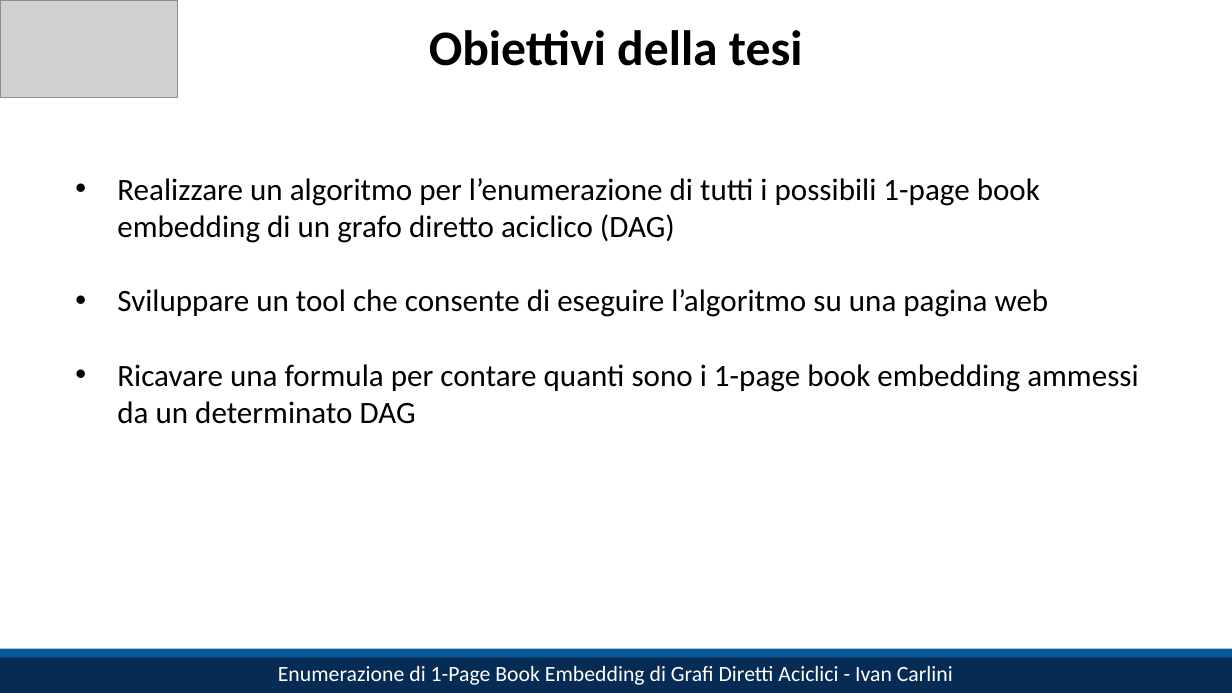
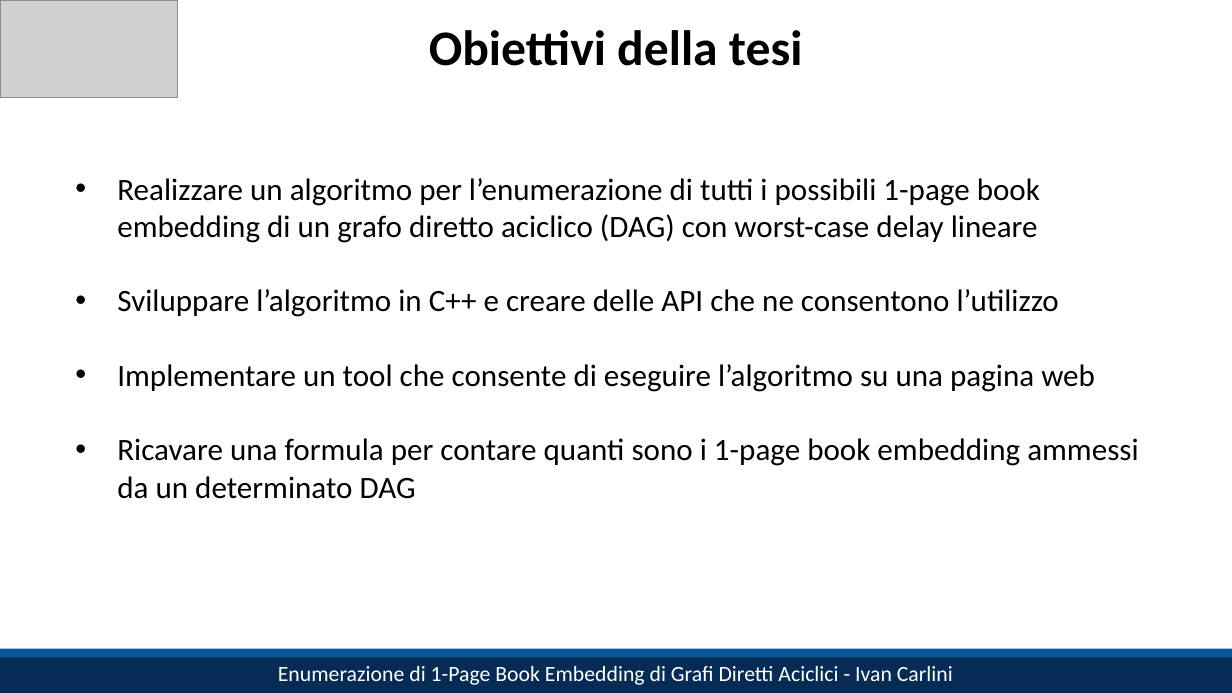
Before and after one commit to IC-99/book-embeddings, a slide deck: slide 2 of slides.pptx. Drawn at 1232x693 pixels with LibreOffice and Linux fonts; fonts in the diff are those of the drawing; grey boxes stand for pictures. Boxes give left, top, right and bottom in pixels: in the first picture for what was removed or moved away, otherwise in the second. Text is boxed around its words. In the diff, an @@ line names an element or a change of style, - is before the commit and + after.

```diff
--- a/slides.pptx
+++ b/slides.pptx
@@ text at [117,178,1095,392]: text changed @@
-• Realizzare un algoritmo per l’enumerazione di tutti i possibili 1-page book embedding di un grafo diretto aciclico (DAG)
-• Sviluppare un tool che consente di eseguire l’algoritmo su una pagina web
+• Realizzare un algoritmo per l’enumerazione di tutti i possibili 1-page book embedding di un grafo diretto aciclico (DAG) con worst-case delay lineare
+• Sviluppare l’algoritmo in C++ e creare delle API che ne consentono l’utilizzo
+• Implementare un tool che consente di eseguire l’algoritmo su una pagina web
```
Also in this commit, not shown: 1 other slide changed, 1 slide added.
